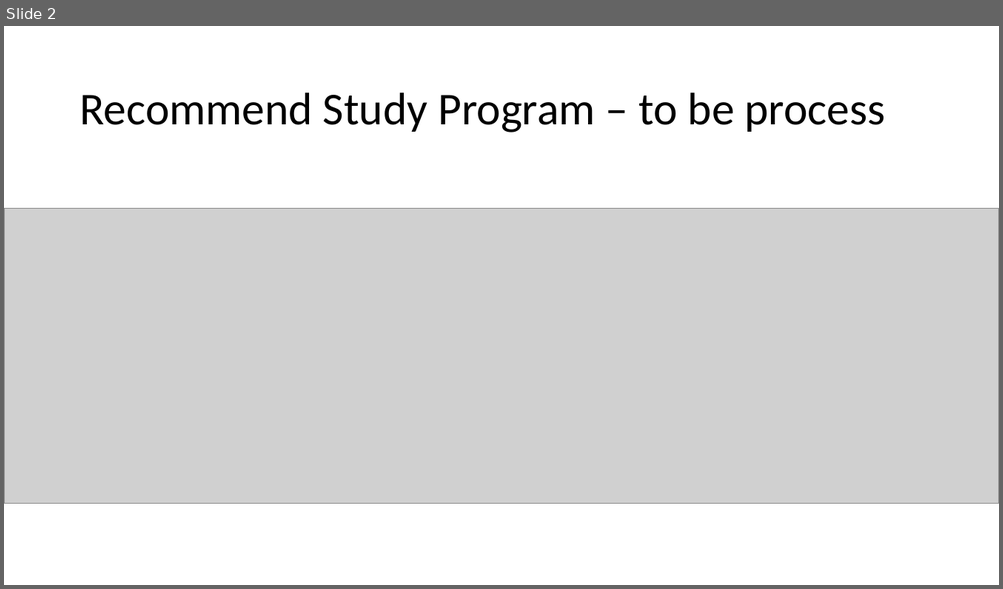
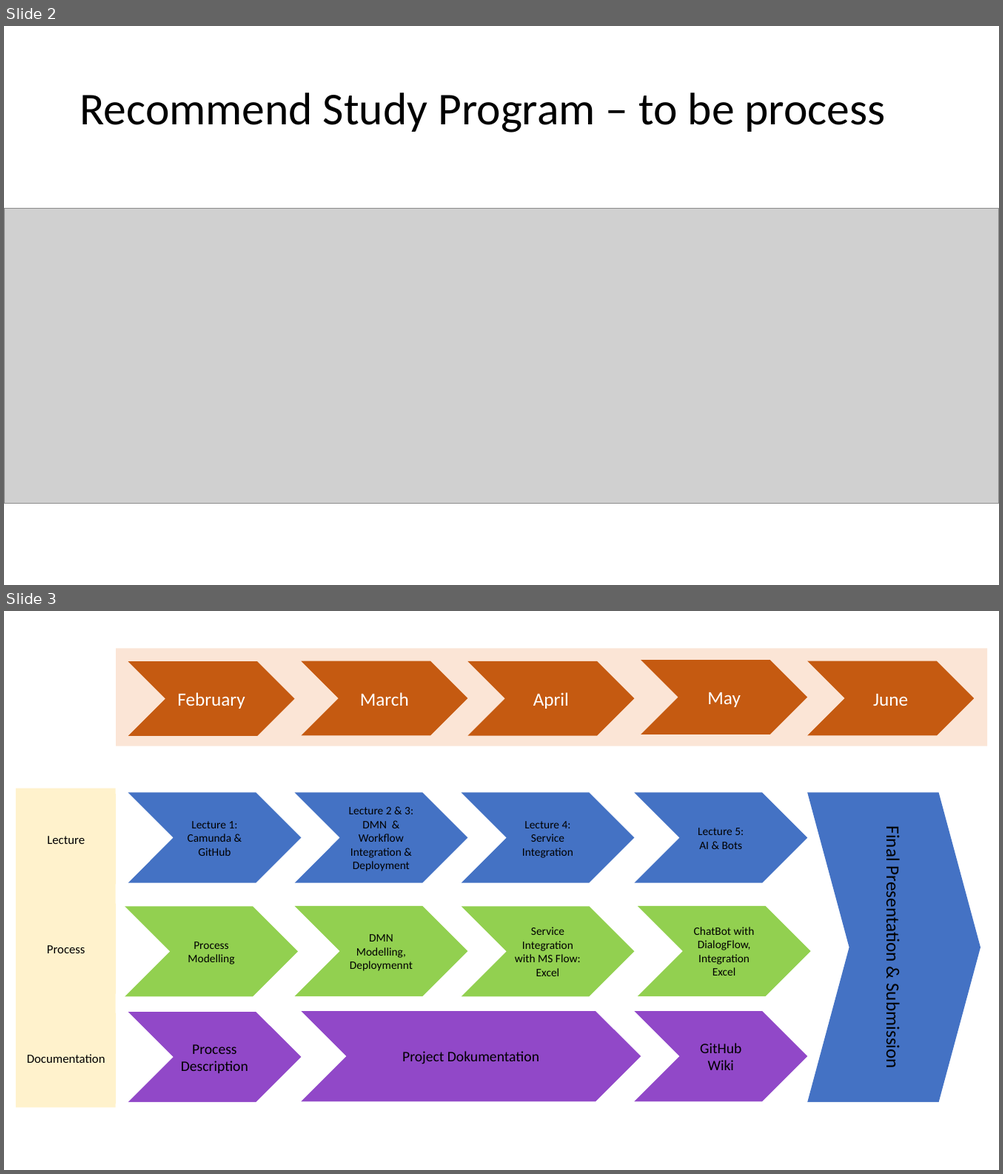
Before and after one commit to DigiBP/digibp-monterosa, a slide deck: Submission Documents/Strategic Oboarding Process.pptx. Shown one above the other, each under a label of ours: slide 2 before the commit, slides 2 and 3 after it. The pictures are 1003x589 and 1003x1174 pixels, drawn with LibreOffice and Linux fonts; fonts in the diff are those of the drawing; grey boxes stand for pictures. Boxes give left, top, right and bottom in pixels: in the first picture for what was removed or moved away, otherwise in the second. Text is boxed around its words. In the diff, an @@ line names an element or a change of style, - is before the commit and + after.

```diff
--- a/Submission Documents/Strategic Oboarding Process.pptx
+++ b/Submission Documents/Strategic Oboarding Process.pptx
@@ slide 3 added at bbox=[4, 611, 999, 1170], background #FFFFFF @@
@@ rectangle added at bbox=[116, 648, 987, 746], fill #FBE5D6 @@
@@ chevron added at bbox=[128, 662, 294, 736], fill #C55A11, 18 pt, text #FFFFFF @@
+February
@@ chevron added at bbox=[301, 661, 467, 735], fill #C55A11, 18 pt, text #FFFFFF @@
+March
@@ chevron added at bbox=[467, 661, 634, 735], fill #C55A11, 18 pt, text #FFFFFF @@
+April
@@ chevron added at bbox=[640, 661, 807, 735], fill #C55A11, 18 pt, text #FFFFFF @@
+May
@@ chevron added at bbox=[808, 661, 974, 735], fill #C55A11, 18 pt, text #FFFFFF @@
+June
@@ rectangle added at bbox=[16, 789, 115, 1108], fill #FFF2CC @@
@@ rectangle added at bbox=[16, 794, 115, 884], fill #FFF2CC, 12 pt, text #000000 @@
+Lecture
@@ chevron added at bbox=[128, 793, 301, 883], fill #4472C4, 11 pt, text #000000 @@
+Lecture 1:
+Camunda & GitHub
@@ chevron added at bbox=[294, 793, 467, 883], fill #4472C4, 11 pt, text #000000 @@
+Lecture 2 & 3:
+DMN & Workflow Integration & Deployment
@@ chevron added at bbox=[461, 793, 634, 883], fill #4472C4, 11 pt, text #000000 @@
+Lecture 4:
+Service Integration
@@ chevron added at bbox=[634, 793, 808, 883], fill #4472C4, 11 pt, text #000000 @@
+Lecture 5:
+AI & Bots
@@ chevron added at bbox=[808, 793, 981, 1102], fill #4472C4, 18 pt, text #000000 @@
+Final Presentation & Submission
@@ rectangle added at bbox=[16, 903, 115, 994], fill #FFF2CC, 12 pt, text #000000 @@
+Process
@@ chevron added at bbox=[125, 906, 298, 997], fill #92D050, 11 pt, text #000000 @@
+Process Modelling
@@ chevron added at bbox=[294, 906, 467, 997], fill #92D050, 11 pt, text #000000 @@
+DMN Modelling, Deploymennt
@@ chevron added at bbox=[461, 906, 634, 997], fill #92D050, 11 pt, text #000000 @@
+Service Integration with MS Flow:
+Excel
@@ chevron added at bbox=[637, 906, 811, 997], fill #92D050, 11 pt, text #000000 @@
+ChatBot with DialogFlow, Integration Excel
@@ rectangle added at bbox=[16, 1014, 115, 1104], fill #FFF2CC, 12 pt, text #000000 @@
+Documentation
@@ chevron added at bbox=[128, 1012, 301, 1102], fill #9148C8, 14 pt, text #000000 @@
+Process Description
@@ chevron added at bbox=[301, 1011, 640, 1102], fill #9148C8, 14 pt, text #000000 @@
+Project Dokumentation
@@ chevron added at bbox=[634, 1011, 808, 1102], fill #9148C8, 14 pt, text #000000 @@
+GitHub Wiki
```
Also in this commit, not shown: 1 slide changed.
